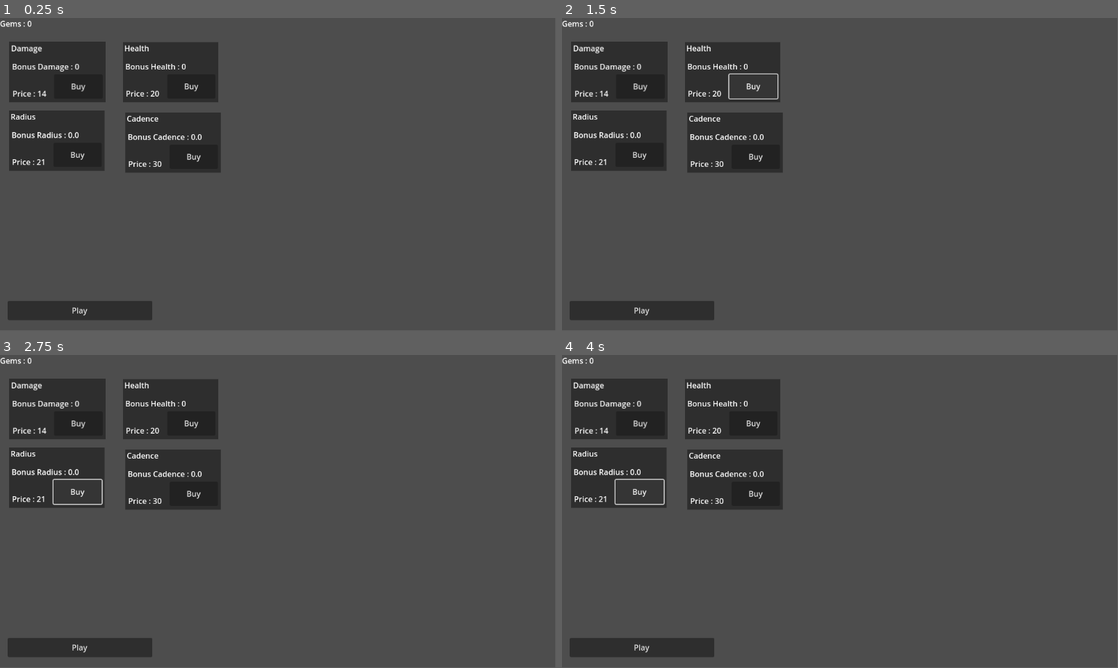
Above: before the commit, frames 1-4 (two rows, left to right).
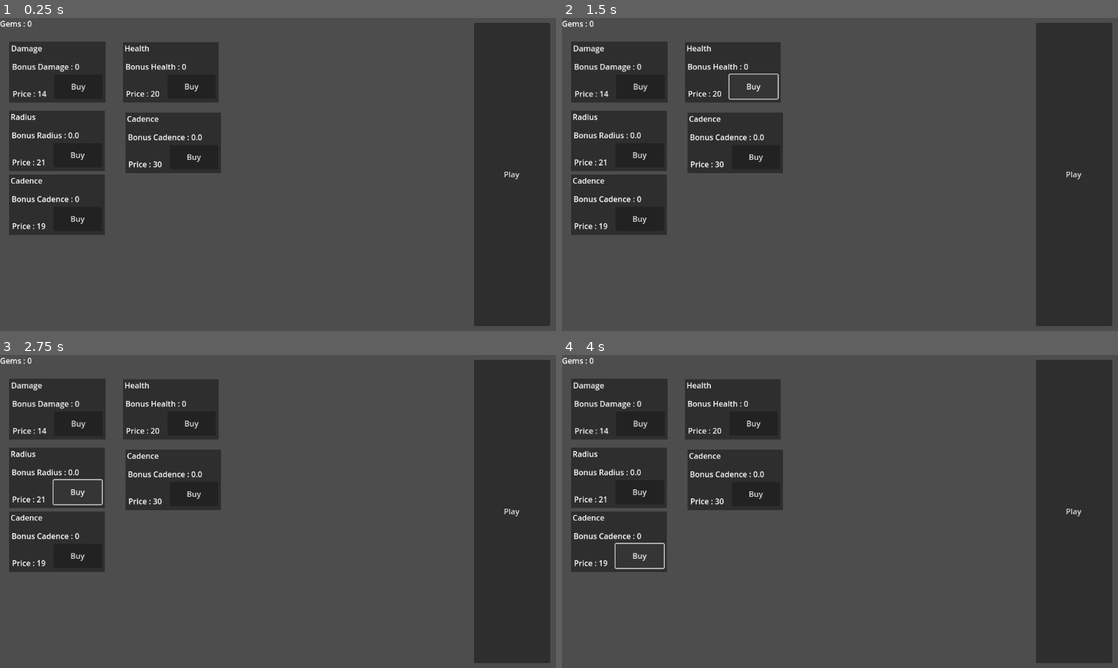
Above: after the commit, the same moments.

Repository: jakubaszcz/Prototype-Evil-Tower
Game: Godot game, scene res://Components/Scenes/Menu.tscn
The game is run twice, just before and just after one commit, with the same random seed, the same clock (stepped at 60 frames per second) and the same inputs.
Inputs:
- Up to frame 1 (0.25 s): no input
- Up to frame 2 (1.5 s): click "Buy" at 0.5 s; click "Buy" at 1.25 s
- Up to frame 3 (2.75 s): click "Buy" at 2 s
- Up to frame 4 (4 s): click "Buy" at 2.75 s; click "Buy" at 3.5 s
In our replay, the window is 799x449 before the commit and 800x450 after it. These sizes can differ from the game's own. Grey fills any space a smaller window leaves; there, only what the larger window draws over its background counts as a difference.

The runs differ from the first frame. In frame 1, 19% of the frame differs, in the area x 1-99%, y 1-99%; in frame 2, 19%; in frame 3, 19%; in frame 4, 18%.

Commit message:
[PET] Bonus coin Added

Diff:
--- a/Components/Scenes/Menu.tscn
+++ b/Components/Scenes/Menu.tscn
@@ -9,17 +9,17 @@
 
 [node name="CanvasLayer" type="CanvasLayer" parent="."]
 
-[node name="Play" type="Button" parent="CanvasLayer"]
-offset_left = 16.0
-offset_top = 587.0
-offset_right = 316.0
-offset_bottom = 627.0
-text = "Play"
-
 [node name="Gems" type="Label" parent="CanvasLayer"]
-offset_right = 40.0
+offset_right = 66.0
 offset_bottom = 23.0
 text = "Gems : 0"
+
+[node name="Play" type="Button" parent="CanvasLayer"]
+offset_left = 982.0
+offset_top = 10.0
+offset_right = 1140.0
+offset_bottom = 638.0
+text = "Play"
 
 [node name="Shop" type="Node" parent="CanvasLayer"]
 
@@ -170,6 +170,47 @@
 offset_right = 404.11328
 offset_bottom = 258.39764
 text = "Bonus Cadence : 0"
+metadata/_edit_use_anchors_ = true
+
+[node name="Coins" type="Node" parent="CanvasLayer/Shop"]
+
+[node name="Box" type="Sprite2D" parent="CanvasLayer/Shop/Coins"]
+modulate = Color(0.18120003, 0.18120006, 0.18120003, 1)
+position = Vector2(118.11328, 386.39764)
+scale = Vector2(198.22655, 124.795265)
+texture = SubResource("CanvasTexture_06sn7")
+
+[node name="Coins" type="Button" parent="CanvasLayer/Shop/Coins"]
+offset_left = 111.11328
+offset_top = 391.39764
+offset_right = 211.11328
+offset_bottom = 441.39764
+text = "Buy"
+metadata/_edit_use_anchors_ = true
+
+[node name="Price" type="Label" parent="CanvasLayer/Shop/Coins"]
+offset_left = 25.113281
+offset_top = 419.39764
+offset_right = 86.11328
+offset_bottom = 442.39764
+text = "Price : 0"
+metadata/_edit_use_anchors_ = true
+
+[node name="Title" type="Label" parent="CanvasLayer/Shop/Coins"]
+offset_left = 22.113281
+offset_top = 325.3976
+offset_right = 88.11328
+offset_bottom = 348.3976
+text = "Cadence"
+metadata/_edit_use_anchors_ = true
+
+[node name="Bonus" type="Label" parent="CanvasLayer/Shop/Coins"]
+offset_left = 24.113281
+offset_top = 363.3976
+offset_right = 165.11328
+offset_bottom = 386.39764
+text = "Bonus Coins : 0"
+metadata/_edit_use_anchors_ = true
 
 [connection signal="pressed" from="CanvasLayer/Play" to="." method="_on_button_pressed"]
 [connection signal="pressed" from="CanvasLayer/Play" to="." method="_on_play_pressed"]
@@ -178,3 +219,4 @@
 [connection signal="pressed" from="CanvasLayer/Shop/Health/Health" to="." method="_on_health_pressed"]
 [connection signal="pressed" from="CanvasLayer/Shop/Radius/Radius" to="." method="_on_radius_pressed"]
 [connection signal="pressed" from="CanvasLayer/Shop/Cadence/Cadence" to="." method="_on_cadence_pressed"]
+[connection signal="pressed" from="CanvasLayer/Shop/Coins/Coins" to="." method="_on_coins_pressed"]
--- a/Scripts/Game.gd
+++ b/Scripts/Game.gd
@@ -12,7 +12,7 @@
 static var game_health : float = 10
 static var game_radius : float = 1.0
 static var game_cadence : float = 5.0
-static var game_damage : float = 5.
+static var game_damage : float = 5.0
 
 # Base Shop Prices
 
@@ -50,7 +50,7 @@
 	game_radius_price = 9
 	game_cadence_price = 10
 
-	game_coin = game_coin + Global.start_coin
+	game_coin = game_coin + Global.bonus_coin
 	game_health = game_health + Global.abilities_health
 	game_radius = game_radius + Global.abilities_radius
 	game_cadence = game_cadence - Global.abilities_cadence
--- a/Scripts/Global.gd
+++ b/Scripts/Global.gd
@@ -8,6 +8,14 @@
 var abilities_radius : float = 0.0
 var abilities_health : int = 0.0
 var abilities_cadence : float = 0.0
+
+var bonus_coin : int = 0
+
+var bonus_coin_price : int = 19
+
+var bonus_coin_reward : int = 3
+
+var bonus_coin_multiplier = 1.7
 
 var abilities_attack_price : int = 12
 var abilities_radius_price : int = 13
@@ -29,7 +37,8 @@
 var abilities_health_shop_level : int = 1
 var abilities_cadence_shop_level : int = 1
 
-var start_coin : int = 0
+var bonus_coin_shop_level : int = 1
+
 
 func load_progression():
 	var config = ConfigFile.new()
@@ -40,11 +49,12 @@
 		abilities_radius  = config.get_value("progress", "radius", 0.0)
 		abilities_health  = config.get_value("progress", "health", 0.0)
 		abilities_cadence = config.get_value("progress", "cadence", 0.0)
-		start_coin        = config.get_value("progress", "coin", 0)
+		bonus_coin        = config.get_value("progress", "coin", 0)
 		abilities_attack_shop_level = config.get_value("shop", "attack_shop_level", 1)
 		abilities_radius_shop_level = config.get_value("shop", "radius_shop_level", 1)
 		abilities_health_shop_level = config.get_value("shop", "health_shop_level", 1)
 		abilities_cadence_shop_level = config.get_value("shop", "cadence_shop_level", 1)
+		bonus_coin_shop_level = config.get_value("shop", "coin_shop_level", 1)
 	print("After Load " + str(abilities_attack))
 
 func save_progression():
@@ -54,9 +64,10 @@
 	config.set_value("progress", "radius", abilities_radius)
 	config.set_value("progress", "health", abilities_health)
 	config.set_value("progress", "cadence", abilities_cadence)
-	config.set_value("progress", "coin", start_coin)
+	config.set_value("progress", "coin", bonus_coin)
 	config.set_value("shop", "attack_shop_level", abilities_attack_shop_level)
 	config.set_value("shop", "radius_shop_level", abilities_radius_shop_level)
 	config.set_value("shop", "health_shop_level", abilities_health_shop_level)
 	config.set_value("shop", "cadence_shop_level", abilities_cadence_shop_level)
+	config.set_value("shop", "coin_shop_level", bonus_coin_shop_level)
 	config.save(progression_path)
--- a/Scripts/Scenes/Menu.gd
+++ b/Scripts/Scenes/Menu.gd
@@ -26,6 +26,9 @@
 	# Cadence
 	$CanvasLayer/Shop/Cadence/Price.text = "Price : " +str(Global.abilities_cadence_price)
 	$CanvasLayer/Shop/Cadence/Bonus.text = "Bonus Cadence : " + str(Global.abilities_cadence)
+
+	$CanvasLayer/Shop/Coins/Price.text = "Price : " +str(Global.bonus_coin_price)
+	$CanvasLayer/Shop/Coins/Bonus.text = "Bonus Cadence : " + str(Global.bonus_coin)
 
 
 func _on_damage_pressed() -> void:
@@ -70,6 +73,18 @@
 		# Save
 		Global.save_progression()
 
+func _on_coins_pressed() -> void:
+		if Global.ressources_gems >= Global.bonus_coin_price:
+			Global.ressources_gems -= Global.bonus_coin_price
+			Global.bonus_coin_price = 17 * pow(Global.bonus_coin_multiplier, Global.bonus_coin_shop_level)
+			Global.bonus_coin += Global.bonus_coin_reward
+			Global.bonus_coin_shop_level += 1
+
+			# Save
+			Global.save_progression()
+
+
+
 
 func _on_play_pressed() -> void:
 		get_tree().change_scene_to_file("res://Components/Scenes/Game.tscn")
--- a/project.godot
+++ b/project.godot
@@ -10,7 +10,7 @@
 
 [application]
 
-config/name="Prototype Evil Tower"
+config/name="Hexattack"
 run/main_scene="uid://penchdojg3ck"
 config/features=PackedStringArray("4.5", "Forward Plus")
 config/icon="res://icon.svg"
@@ -19,6 +19,10 @@
 
 Global="*res://Scripts/Global.gd"
 
+[display]
+
+window/stretch/mode="viewport"
+
 [global_group]
 
 enemy="Global groupe for every enemies"
